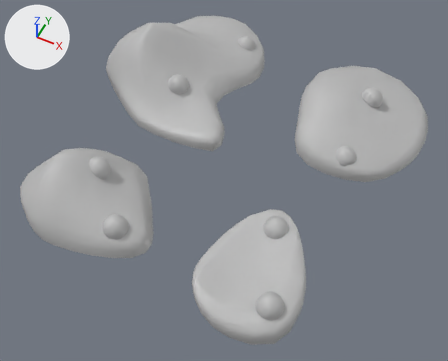
What one commit did to the FBX model Assets/05_GYMs/GYM_Eli/Assets/meshe/petit tas de poussiere.fbx.
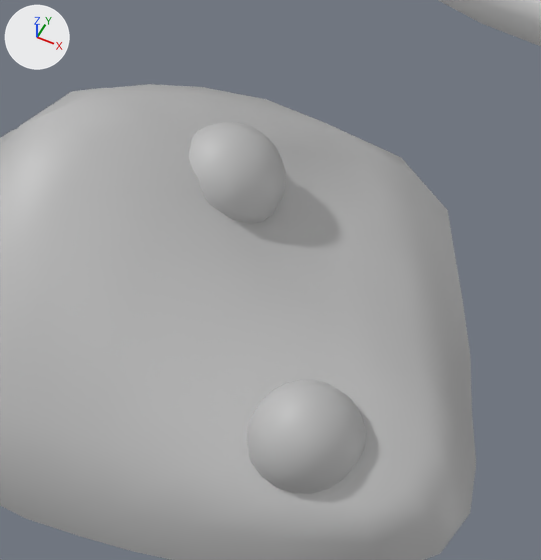
The first picture shows the older version from a camera (50 mm lens) standing at (5.28, -4.23, 2.39) and looking at (4.31, -2.29, -0.04). The close-ups show the older and then the newer version on the part from 11% to 37% of the width and 36% to 70% of the height of that picture. Only the edits that show in the close-ups are written down. Arrows for +X, +Y and +Z are at upper left; the lights stay in place. Where no turn or scale is listed for an object, it has been applied to the vertices.
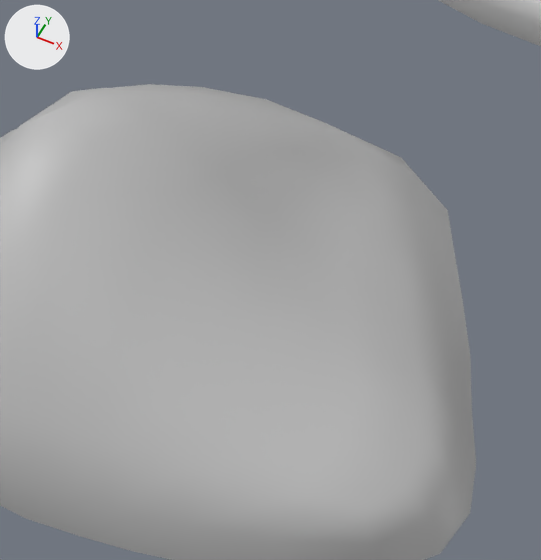
The change, as a diff of the scene's bpy script:
```diff
--- a/Assets/05_GYMs/GYM_Eli/Assets/meshe/petit tas de poussiere.fbx.py
+++ b/Assets/05_GYMs/GYM_Eli/Assets/meshe/petit tas de poussiere.fbx.py
@@ ob_psphere17 @@
-ob_psphere17 = bpy.data.objects.new('pSphere17', me_mesh_009)
-ob_psphere17.location = (4.052, -2.884, 0.108)
@@ ob_psphere9 @@
-ob_psphere9 = bpy.data.objects.new('pSphere9', me_mesh_001)
-ob_psphere9.location = (3.827, -2.673, 0.19)
```

Pixel boxes (x1, y1, x2, y2) of what changed, in the close-ups (541 x 560 px):
'pSphere17', deleted
    before: (247, 380, 366, 494)
'pSphere9', deleted
    before: (189, 122, 285, 224)
